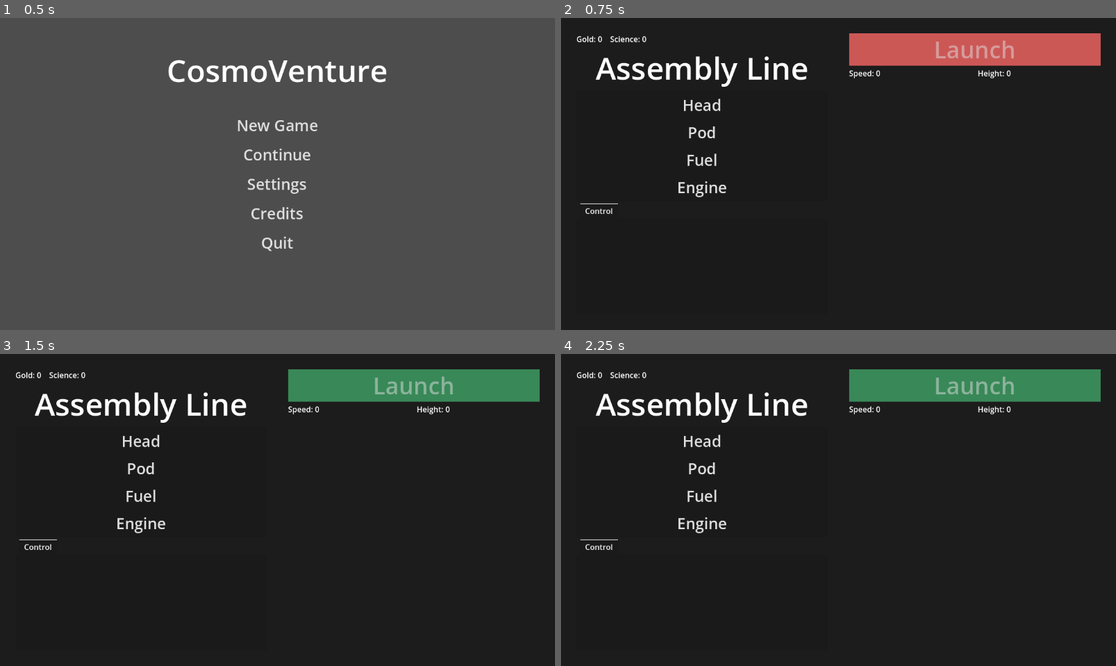
Above: before the commit, frames 1-4 (two rows, left to right).
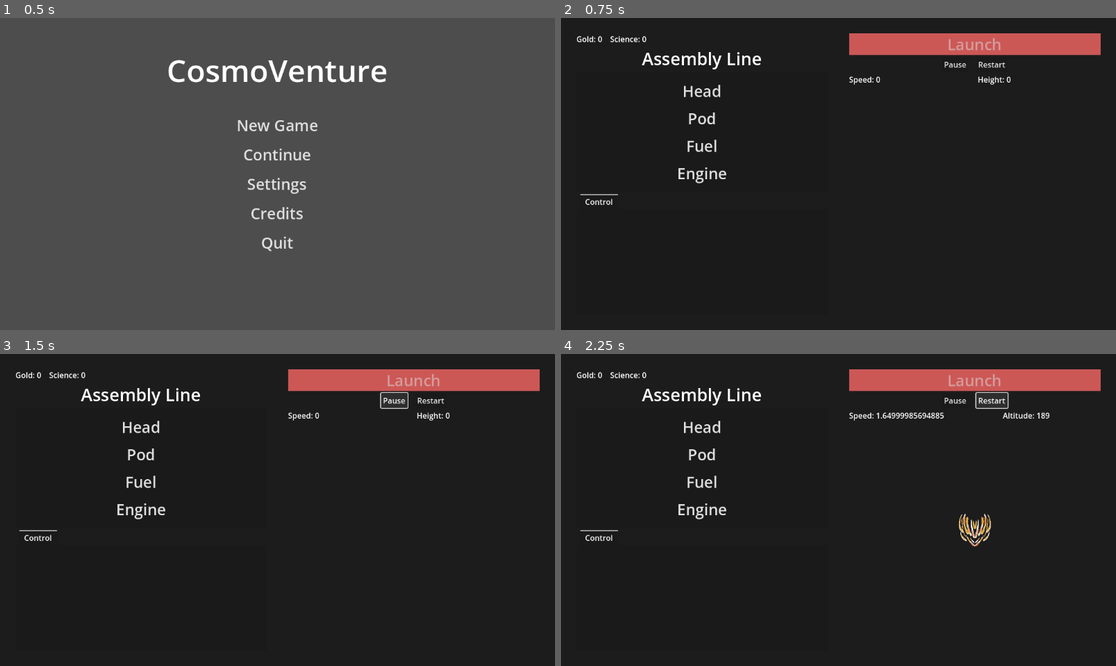
Above: after the commit, the same moments.

Repository: 100-Devs-1-Game/CosmoVenture
Game: Godot game, scene res://main.tscn
Two runs of this game, one before a commit and one after it. Both use one fixed random seed, a clock stepped at 60 frames per second and the inputs below.
Inputs (mouse positions are in pixels of both pictures, inside the frame that each line leads up to):
- Up to frame 1 (0.5 s): no input
- Up to frame 2 (0.75 s): click "New Game" at 0.5 s
- Up to frame 3 (1.5 s): click (394, 400) at 1.25 s, where only the run after the commit has a clickable "Pause"
- Up to frame 4 (2.25 s): click (993, 400) at 2 s, where only the run after the commit has a clickable "Restart"

Frame 1 is identical in both runs. In frame 2, 4.7% of the frame differs, in the area x 3-98%, y 6-63%; in frame 3, 7.6%; in frame 4, 8.0%, in the area x 3-98%, y 4-63%.

Commit message:
Pause and restart sim

Diff:
--- a/src/game/assembly_line.gd
+++ b/src/game/assembly_line.gd
@@ -1,6 +1,7 @@
 class_name AssemblyLine extends Control
 
 
+var is_paused := false
 var is_sim := false
 var max_scale := 0.5
 var craft_at_y := 0
@@ -14,10 +15,10 @@
 
 
 func _process(_delta: float) -> void:
+	if is_paused:
+		return
 	if !is_sim:
 		# Nothing to process if not simulating.
-		craft_at_y = 0
-		max_scale = 1
 		return
 
 	var a = (1000 - 50)/50.0 - 10
@@ -43,11 +44,33 @@
 func assemble_craft() -> void:
 	is_sim = false
 	craft_at_y = 0
+	max_scale = 0.5
 	data.rocket.remove_part(GlobalInfo.RocketPartType.BurnThrusterMk1)
 	queue_redraw()
 
 
 func launch() -> void:
-	data.rocket.add_part(GlobalInfo.RocketPartType.BurnThrusterMk1)
-	is_sim = true
-	craft_at_y = 200
+	if !is_sim:
+		is_sim = true
+		craft_at_y = 200
+		data.rocket.add_part(GlobalInfo.RocketPartType.BurnThrusterMk1)
+
+
+func _on_play_button_pressed() -> void:
+	if !is_sim:
+		return
+	is_paused = !is_paused
+	if is_paused:
+		%PlayButton.text = "Resume"
+	else:
+		%PlayButton.text = "Pause"
+
+
+func _on_restart_button_pressed() -> void:
+	if is_sim:
+		velocity = Vector2(0, 0)
+		craft_at_y = 0
+		is_sim = false
+		is_paused = false
+		%PlayButton.text = "Pause"
+	launch()
--- a/src/game/game.tscn
+++ b/src/game/game.tscn
@@ -25,6 +25,12 @@
 
 [sub_resource type="StyleBoxFlat" id="StyleBoxFlat_y36n6"]
 bg_color = Color(0.22207478, 0.53514105, 0.34545705, 1)
+
+[sub_resource type="InputEventAction" id="InputEventAction_h7iqs"]
+action = &"pause"
+
+[sub_resource type="Shortcut" id="Shortcut_4fuuu"]
+events = [SubResource("InputEventAction_h7iqs")]
 
 [node name="Game" type="Control"]
 process_mode = 1
@@ -95,7 +101,7 @@
 
 [node name="AssemblyLineLabel" type="Label" parent="MarginContainer/HSplitContainer/MissionControl/MarginContainer/VBoxContainer"]
 layout_mode = 2
-theme_override_font_sizes/font_size = 64
+theme_override_font_sizes/font_size = 36
 text = "Assembly Line"
 horizontal_alignment = 1
 vertical_alignment = 1
@@ -183,13 +189,28 @@
 unique_name_in_owner = true
 layout_mode = 2
 size_flags_vertical = 0
-theme_override_font_sizes/font_size = 48
+theme_override_font_sizes/font_size = 32
 theme_override_styles/normal = SubResource("StyleBoxFlat_4fuuu")
 theme_override_styles/pressed = SubResource("StyleBoxFlat_dxrkv")
 theme_override_styles/hover = SubResource("StyleBoxFlat_dakft")
 theme_override_styles/disabled = SubResource("StyleBoxFlat_u5opy")
 theme_override_styles/focus = SubResource("StyleBoxFlat_y36n6")
 text = "Launch"
+
+[node name="FlightControlContainer" type="HFlowContainer" parent="MarginContainer/HSplitContainer/Simulation/MarginContainer/VBoxContainer"]
+layout_mode = 2
+theme_override_constants/h_separation = 16
+alignment = 1
+
+[node name="PlayButton" type="Button" parent="MarginContainer/HSplitContainer/Simulation/MarginContainer/VBoxContainer/FlightControlContainer"]
+unique_name_in_owner = true
+layout_mode = 2
+shortcut = SubResource("Shortcut_4fuuu")
+text = "Pause"
+
+[node name="RestartButton" type="Button" parent="MarginContainer/HSplitContainer/Simulation/MarginContainer/VBoxContainer/FlightControlContainer"]
+layout_mode = 2
+text = "Restart"
 
 [node name="HFlowContainer" type="HFlowContainer" parent="MarginContainer/HSplitContainer/Simulation/MarginContainer/VBoxContainer"]
 layout_mode = 2
@@ -224,3 +245,5 @@
 [connection signal="toggled" from="MarginContainer/HSplitContainer/MissionControl/MarginContainer/VBoxContainer/MarginContainer/GridContainer/FuelCheckButton" to="." method="_on_fuel_check_button_toggled"]
 [connection signal="toggled" from="MarginContainer/HSplitContainer/MissionControl/MarginContainer/VBoxContainer/MarginContainer/GridContainer/EngineCheckButton" to="." method="_on_engine_check_button_toggled"]
 [connection signal="pressed" from="MarginContainer/HSplitContainer/Simulation/MarginContainer/VBoxContainer/LaunchButton" to="." method="_on_launch_button_pressed"]
+[connection signal="pressed" from="MarginContainer/HSplitContainer/Simulation/MarginContainer/VBoxContainer/FlightControlContainer/PlayButton" to="MarginContainer/HSplitContainer/Simulation/MarginContainer/VBoxContainer/AssemblyLine" method="_on_play_button_pressed"]
+[connection signal="pressed" from="MarginContainer/HSplitContainer/Simulation/MarginContainer/VBoxContainer/FlightControlContainer/RestartButton" to="MarginContainer/HSplitContainer/Simulation/MarginContainer/VBoxContainer/AssemblyLine" method="_on_restart_button_pressed"]
--- a/src/main.gd
+++ b/src/main.gd
@@ -79,7 +79,7 @@
 ###### Unhandled (pause) handler
 
 func _unhandled_input(event: InputEvent) -> void:
-	if event.is_action_pressed("pause"):
+	if event.is_action_pressed("escape"):
 		_handle_pause_input()
 
 
--- a/src/project.godot
+++ b/src/project.godot
@@ -17,9 +17,20 @@
 
 [input]
 
+ui_accept={
+"deadzone": 0.5,
+"events": [Object(InputEventKey,"resource_local_to_scene":false,"resource_name":"","device":0,"window_id":0,"alt_pressed":false,"shift_pressed":false,"ctrl_pressed":false,"meta_pressed":false,"pressed":false,"keycode":4194309,"physical_keycode":0,"key_label":0,"unicode":0,"location":0,"echo":false,"script":null)
+, Object(InputEventKey,"resource_local_to_scene":false,"resource_name":"","device":0,"window_id":0,"alt_pressed":false,"shift_pressed":false,"ctrl_pressed":false,"meta_pressed":false,"pressed":false,"keycode":4194310,"physical_keycode":0,"key_label":0,"unicode":0,"location":0,"echo":false,"script":null)
+]
+}
+escape={
+"deadzone": 0.2,
+"events": [Object(InputEventKey,"resource_local_to_scene":false,"resource_name":"","device":0,"window_id":0,"alt_pressed":false,"shift_pressed":false,"ctrl_pressed":false,"meta_pressed":false,"pressed":false,"keycode":0,"physical_keycode":4194305,"key_label":0,"unicode":0,"location":0,"echo":false,"script":null)
+]
+}
 pause={
 "deadzone": 0.2,
-"events": [Object(InputEventKey,"resource_local_to_scene":false,"resource_name":"","device":0,"window_id":0,"alt_pressed":false,"shift_pressed":false,"ctrl_pressed":false,"meta_pressed":false,"pressed":false,"keycode":0,"physical_keycode":4194305,"key_label":0,"unicode":0,"location":0,"echo":false,"script":null)
+"events": [Object(InputEventKey,"resource_local_to_scene":false,"resource_name":"","device":-1,"window_id":0,"alt_pressed":false,"shift_pressed":false,"ctrl_pressed":false,"meta_pressed":false,"pressed":false,"keycode":0,"physical_keycode":32,"key_label":0,"unicode":32,"location":0,"echo":false,"script":null)
 ]
 }
 
Not shown: 1 places in src/game/game.tscn that only renumber resources
